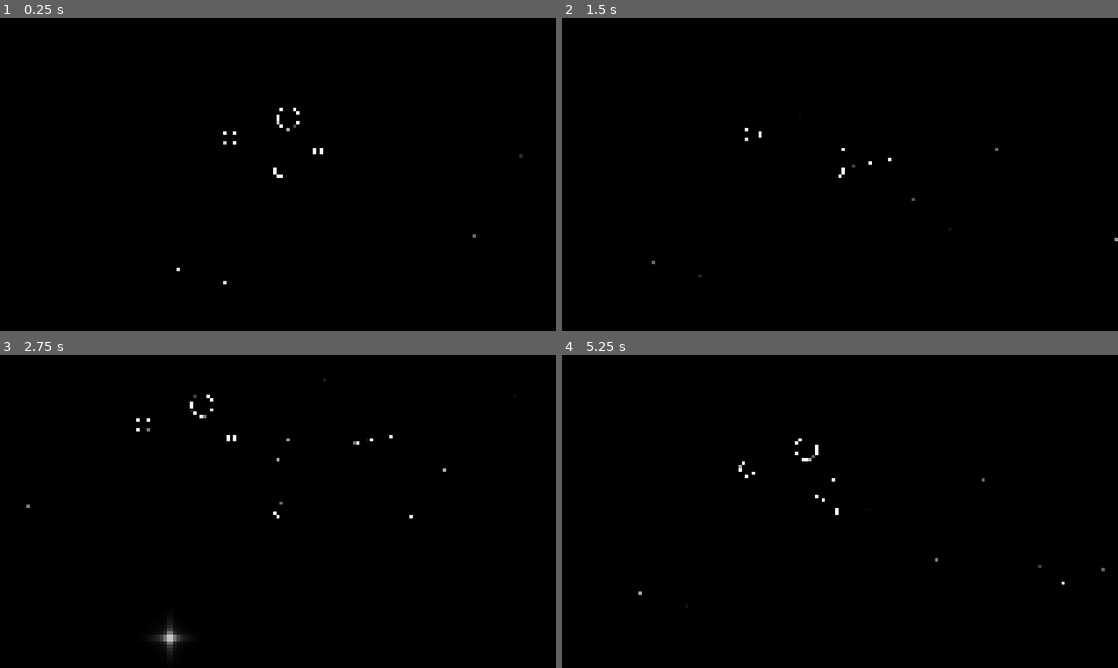
Above: before the commit, frames 1-4 (two rows, left to right).
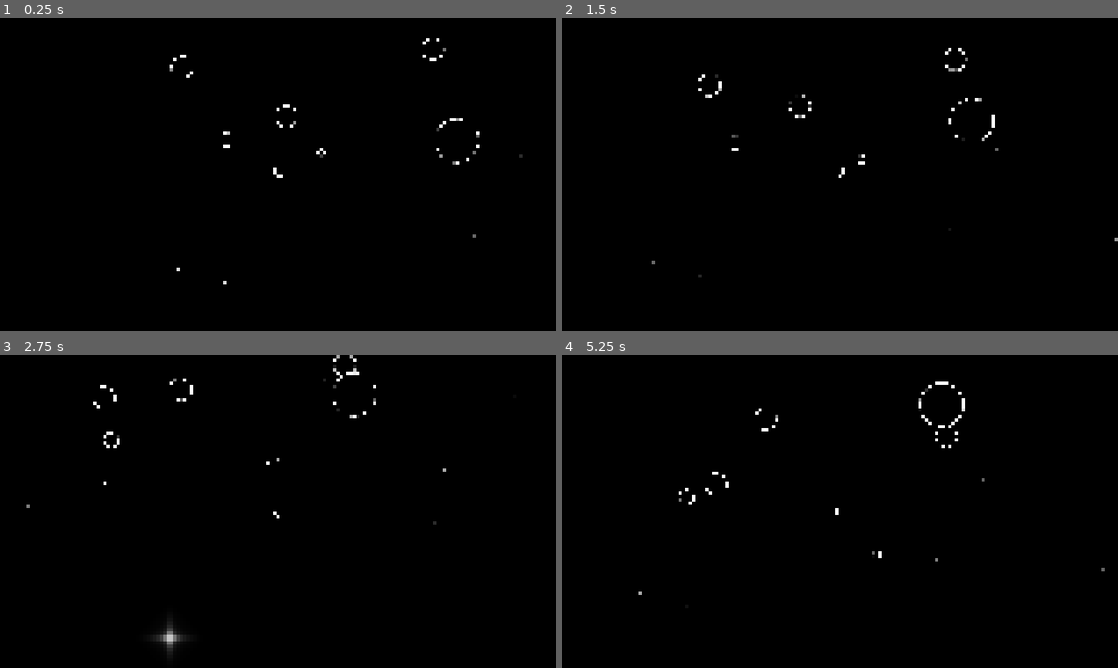
Above: after the commit, the same moments.

Repository: bleov/asteroids
Game: Godot game, scene res://Scenes/Game.tscn
Two runs of this game, one before a commit and one after it. Both use one fixed random seed, a clock stepped at 60 frames per second and the inputs below.
Inputs (mouse positions are in pixels of both pictures, inside the frame that each line leads up to):
- Up to frame 1 (0.25 s): no input
- Up to frame 2 (1.5 s): move the mouse to (962, 158) at 0.52 s; press the mouse at (962, 158) at 0.53 s; hold D (move_right) 0.53-1.28 s; move the mouse to (728, 190) at 1.27 s; release the mouse at (728, 190) at 1.28 s; hold S (move_down) from 1.28 s (still down); tap Ctrl (fast) at 1.35 s
- Up to frame 3 (2.75 s): click (166, 527) at 1.55 s; move the mouse to (333, 442) at 2.02 s; release S (move_down) at 2.03 s; press the mouse at (333, 442) at 2.03 s; hold D (move_right) from 2.03 s (still down)
- Up to frame 4 (5.25 s): move the mouse to (812, 574) at 2.77 s; release D (move_right) at 2.78 s; release the mouse at (812, 574) at 2.78 s; hold W (move_up) 2.78-3.53 s; tap Shift (slow) at 2.85 s; click (812, 574) at 3.05 s; move the mouse to (1006, 558) at 3.52 s; press the mouse at (1006, 558) at 3.53 s; hold A (move_left) 3.53-5.03 s; move the mouse to (673, 464) at 4.27 s; release the mouse at (673, 464) at 4.28 s; tap Ctrl (fast) at 4.35 s; click (673, 464) at 4.55 s; move the mouse to (867, 511) at 5.02 s; press the mouse at (867, 511) at 5.03 s; hold S (move_down) from 5.03 s (still down)

The runs differ from the first frame. In frame 1, 0.4% of the frame differs, in the area x 30-87%, y 6-47%; in frame 2, 0.4%; in frame 3, 0.5%, in the area x 16-79%, y 0-55%; in frame 4, 0.5%.

Commit message:
feat: enemy splitting

Diff:
--- a/Scenes/Enemy.tscn
+++ b/Scenes/Enemy.tscn
@@ -5,8 +5,6 @@
 
 [node name="Enemy" type="Area2D" unique_id=408429015]
 script = ExtResource("1_m1htj")
-level = null
-health = null
 
 [node name="Draw" type="Node2D" parent="." unique_id=432656438]
 script = ExtResource("2_wovta")
--- a/Scenes/Game.tscn
+++ b/Scenes/Game.tscn
@@ -35,6 +35,7 @@
 
 [node name="Camera2D" type="Camera2D" parent="." unique_id=1944335260]
 zoom = Vector2(1.25, 1.25)
+limit_enabled = false
 script = ExtResource("2_gl6un")
 
 [node name="UI" type="CanvasLayer" parent="." unique_id=1888736919]
@@ -44,6 +45,7 @@
 anchors_preset = 0
 offset_right = 3840.0
 offset_bottom = 2160.0
+metadata/_edit_lock_ = true
 
 [node name="Minimap" type="Panel" parent="UI/Container" unique_id=1902765855]
 layout_mode = 1
@@ -92,6 +94,7 @@
 grow_horizontal = 2
 grow_vertical = 2
 script = ExtResource("1_j5yw3")
+metadata/_edit_lock_ = true
 
 [node name="TextureRect" type="TextureRect" parent="BoundsGradient" unique_id=17585587]
 layout_mode = 1
@@ -108,17 +111,25 @@
 
 [node name="Enemy" parent="Enemies" unique_id=408429015 instance=ExtResource("4_kldst")]
 position = Vector2(219, -129)
-level = 1
-health = -1
 
 [node name="Enemy2" parent="Enemies" unique_id=1200176905 instance=ExtResource("4_kldst")]
 position = Vector2(-268, -201)
 level = 2
-health = -1
 
 [node name="Enemy3" parent="Enemies" unique_id=1620443575 instance=ExtResource("4_kldst")]
 position = Vector2(57, -311)
 level = 3
-health = -1
+
+[node name="Enemy4" parent="Enemies" unique_id=664845952 instance=ExtResource("4_kldst")]
+position = Vector2(-531, -615)
+level = 3
+
+[node name="Enemy5" parent="Enemies" unique_id=1710138305 instance=ExtResource("4_kldst")]
+position = Vector2(858, -709)
+level = 3
+
+[node name="Enemy6" parent="Enemies" unique_id=1540666381 instance=ExtResource("4_kldst")]
+position = Vector2(999, -168)
+level = 6
 
 [node name="Player" parent="." unique_id=1671592110 instance=ExtResource("1_iukft")]
--- a/Scenes/Player.tscn
+++ b/Scenes/Player.tscn
@@ -21,7 +21,7 @@
 
 [node name="CollisionPolygon2D" type="CollisionPolygon2D" parent="." unique_id=1064097303]
 rotation = 1.5707964
-polygon = PackedVector2Array(-1.2239188e-06, -28, 29.000002, 26.999998, 1.1802075e-06, 27, -28.999998, 27.000002)
+polygon = PackedVector2Array(-1.2239188e-06, -28, 27.000002, 26.999998, 1.1802075e-06, 27, -26.999998, 27.000002)
 
 [node name="FireTimer" type="Timer" parent="." unique_id=1253680283]
 wait_time = 0.3
--- a/Scripts/bounds.gd
+++ b/Scripts/bounds.gd
@@ -20,7 +20,7 @@
 		result.y = -(pos.y - size.y / 2)
 	elif pos.y < -(size.y / 2):
 		result.y = -(pos.y + size.y / 2)
-	return result
+	return result * 0.01
 
 func _process(_delta):
 	material.set("shader_parameter/offset", player.position);
--- a/Scripts/bullet.gd
+++ b/Scripts/bullet.gd
@@ -2,9 +2,11 @@
 
 @onready var Bounds = get_parent().get_parent().get_node("Bounds");
 
-@export var type = "bullet";
+@export var area_type = Enum.AreaType.Projectile;
 @export var velocity = Vector2.ZERO;
-var move_speed = 500;
+var move_speed = 550;
+
+var removing = false;
 
 func _ready():
 	velocity = Vector2.RIGHT.rotated(rotation);
@@ -13,5 +15,11 @@
 func _physics_process(delta):
 	position += velocity * move_speed * delta
 
-	if (!Bounds.is_inside_bounds(position)):
-		queue_free();
+	if (!Bounds.is_inside_bounds(position) && !removing):
+		removing = true;
+		get_tree().create_timer(2, false).timeout.connect(func():
+			if (!Bounds.is_inside_bounds(position)):
+				queue_free();
+			else:
+				removing = false;
+			)
--- a/Scripts/enemy.gd
+++ b/Scripts/enemy.gd
@@ -1,32 +1,60 @@
 extends Area2D
 
 @onready var collision = $CollisionShape2D;
+@onready var Bounds = $/root/Game/Bounds;
+@onready var Enemies = $/root/Game/Enemies;
+
+var enemy_template = preload("res://Scenes/Enemy.tscn");
 
 const BASE_SCALE = 20;
 const SCALE_FACTOR = 20;
 const BASE_HEALTH = 1;
 const HEALTH_SCALE_FACTOR = 5;
 
-@export var level = 1;
-@export var health = -1;
-@export var max_health = -1;
+@export var area_type: Enum.AreaType = Enum.AreaType.Enemy;
+@export var type: Enum.EnemyType = Enum.EnemyType.Asteroid;
+@export var level: int = 1;
+@export var health: int = -1;
+@export var max_health: int = -1;
+@export var velocity: Vector2 = Vector2.ZERO;
+@export var is_child: bool = false;
+@export var invulnerable: bool = false;
+
+var move_speed = 10;
 
 func _ready():
+	health = level;
+	max_health = health;
+
 	var size = BASE_SCALE + ((level - 1) * SCALE_FACTOR);
 	var shape = CircleShape2D.new()
 	shape.radius = size;
 	collision.shape = shape;
 
-	health =  ((level - 1) * HEALTH_SCALE_FACTOR);
-	if (health == 0):
-		health = BASE_HEALTH;
-	max_health = health;
+	velocity = Vector2(randf_range(5.0, 10.0), 0).rotated(randf_range(0.0, 360.0));
 
-func _process(_delta):
+func _physics_process(delta):
+	if (!ready): return
 	if (health <= 0):
+		if (type == Enum.EnemyType.Asteroid && level > 1):
+			for i in 2:
+				var enemy = enemy_template.instantiate();
+				enemy.level = level - 1;
+				enemy.type = type;
+				enemy.position = position;
+				enemy.is_child = true;
+				Enemies.add_child(enemy);
 		queue_free();
 
+	var return_velocity = Bounds.get_return_velocity(position);
+	velocity += return_velocity;
+
+	position += velocity * move_speed * delta;
+
 func _on_area_entered(area):
-	if ("type" in area && area.type == "bullet"):
+	if (area.area_type == Enum.AreaType.Projectile):
 		area.queue_free();
-		health -= 1;
+		if (!invulnerable):
+			health -= 1;
+	if (area.area_type == Enum.AreaType.Player):
+		velocity += area.velocity.rotated(area.rotation_degrees);
--- a/Scripts/enemy_draw.gd
+++ b/Scripts/enemy_draw.gd
@@ -1,11 +1,25 @@
 extends Node2D
 
-@onready var collision = get_parent().get_node("CollisionShape2D");
+@onready var parent = get_parent();
+@onready var type = parent.type;
+@onready var collision = parent.get_node("CollisionShape2D");
 
-const FILL_COLOR = Color(0, 0, 0);
-const OUTLINE_COLOR = Color(255, 255, 255);
+var last_draw_state = {
+	"invulnerable": false
+};
 
 func _draw():
-	draw_circle(position, collision.shape.radius, FILL_COLOR, true)
-	draw_circle(position, collision.shape.radius, OUTLINE_COLOR, false, 5, true)
-	queue_redraw();
+	var fill_color = Color(0, 0, 0);
+	var outline_color = Color(255, 255, 255);
+
+	if (parent.invulnerable):
+		fill_color = outline_color;
+
+	if (type == Enum.EnemyType.Asteroid):
+		draw_circle(position, collision.shape.radius, fill_color, true)
+		draw_circle(position, collision.shape.radius, outline_color, false, 5, true)
+
+func _process(_delta):
+	if (last_draw_state.invulnerable != parent.invulnerable):
+		queue_redraw();
+		last_draw_state.invulnerable = parent.invulnerable;
--- /dev/null
+++ b/Scripts/enums.gd
@@ -0,0 +1,13 @@
+extends Node
+
+enum EnemyType {
+	Asteroid,
+	Turret,
+	Boss
+}
+
+enum AreaType {
+	Projectile,
+	Player,
+	Enemy
+}
--- a/Scripts/player.gd
+++ b/Scripts/player.gd
@@ -6,7 +6,7 @@
 @onready var Bounds = game.get_node("Bounds");
 @onready var Bullets = game.get_node("Bullets");
 
-@export var type = "player";
+@export var area_type = Enum.AreaType.Player;
 @export var move_speed = 10;
 @export var velocity = Vector2.ZERO;
 
@@ -31,7 +31,7 @@
 	velocity *= pow(0.3, delta);
 
 	# out of bounds
-	var return_velocity = Bounds.get_return_velocity(position) * 0.01;
+	var return_velocity = Bounds.get_return_velocity(position);
 	velocity += return_velocity;
 
 	velocity = velocity.clampf(-TERMINAL_VELOCITY, TERMINAL_VELOCITY);
@@ -43,6 +43,7 @@
 
 func _on_fire_timer_timeout():
 	# fire gun
+	if (Input.is_action_pressed("fire")): return
 	var bullet = bullet_template.instantiate();
 	#bullet.velocity = velocity.normalized() + Vector2.UP.rotated(rotation);
 	bullet.position = position;
--- /dev/null
+++ b/Scripts/util.gd
@@ -0,0 +1,4 @@
+extends Node
+
+func set_timeout(time_secs: float, callback: Callable):
+	get_tree().create_timer(time_secs, false, false, false).timeout.connect(callback);
--- a/project.godot
+++ b/project.godot
@@ -16,6 +16,11 @@
 boot_splash/bg_color=Color(0, 0, 0, 1)
 boot_splash/show_image=false
 
+[autoload]
+
+Enum="*uid://b11smxwgb8ak"
+Util="*uid://b6r42roa2q74m"
+
 [display]
 
 window/size/viewport_width=3840
@@ -23,6 +28,10 @@
 window/stretch/mode="canvas_items"
 mouse_cursor/stretch/aspect="keep"
 mouse_cursor/stretch/mode="disabled"
+
+[editor_plugins]
+
+enabled=PackedStringArray("res://addons/wakatime/plugin.cfg")
 
 [gui]
 
@@ -81,8 +90,6 @@
 [rendering]
 
 rendering_device/driver.windows="d3d12"
-renderer/rendering_method="gl_compatibility"
-renderer/rendering_method.mobile="gl_compatibility"
 textures/vram_compression/import_s3tc_bptc=true
 textures/vram_compression/import_etc2_astc=true
 environment/defaults/default_clear_color=Color(0, 0, 0, 1)
Not shown, added: Scripts/enums.gd.uid
Not shown, added: Scripts/util.gd.uid
Not shown, changed: .gitignore
